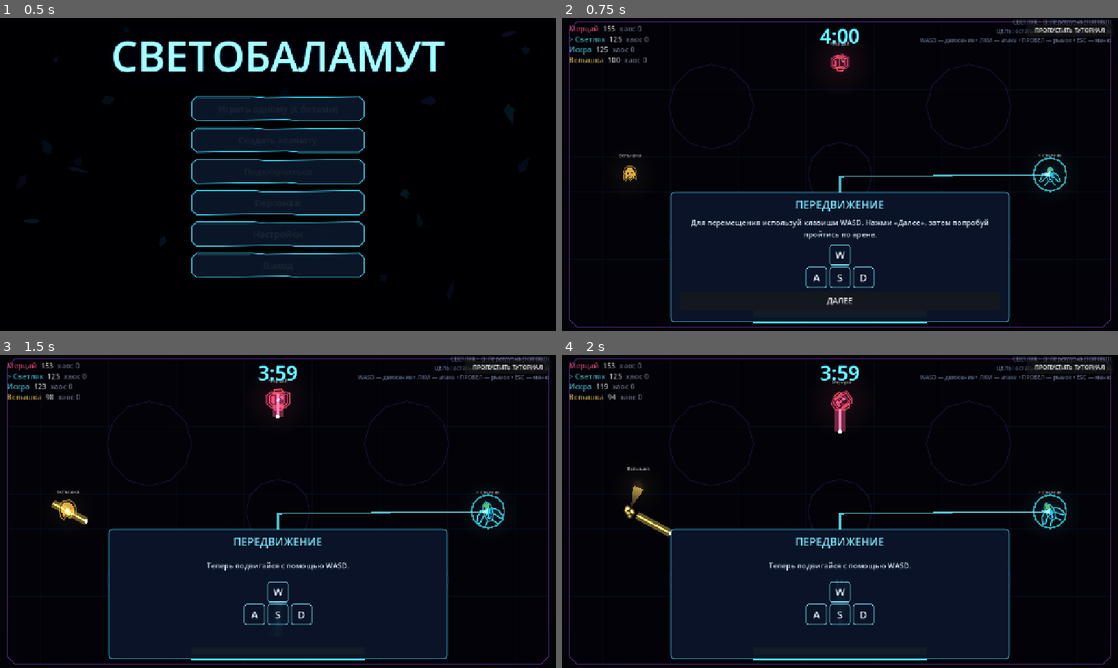
Above: before the commit, frames 1-4 (two rows, left to right).
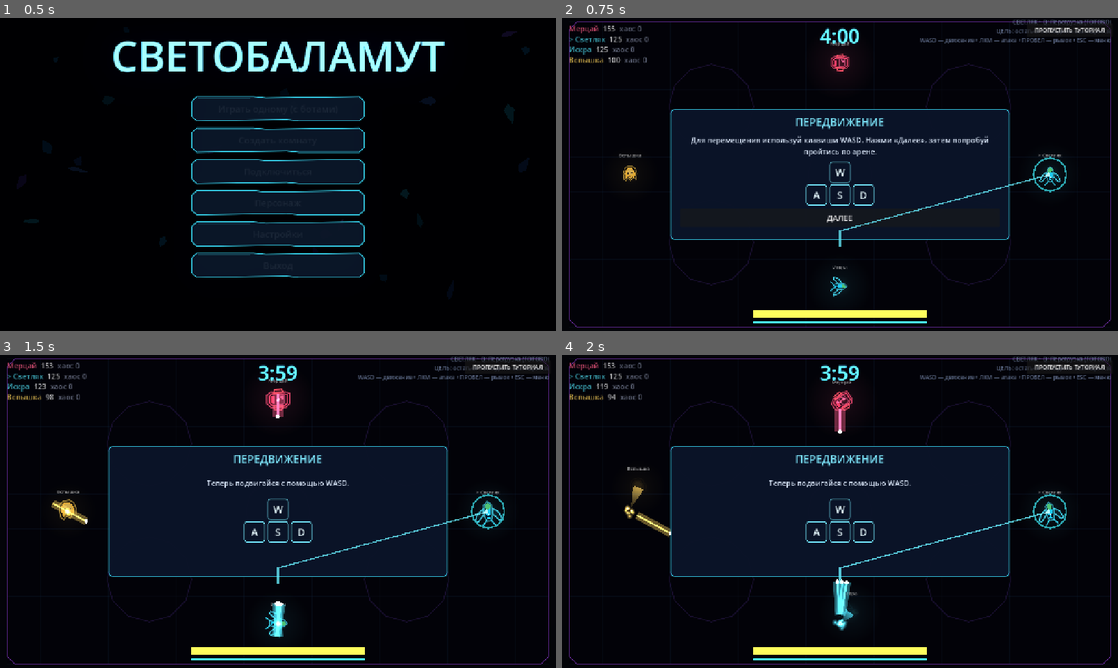
Above: after the commit, the same moments.

Repository: DvoreZZKy/svetobalamut
Game: Godot game, scene res://scenes/menu.tscn
Same seed, same stepped clock (60 frames per second), same inputs: the game is played once before the commit and once after it.
Inputs:
- Up to frame 1 (0.5 s): no input
- Up to frame 2 (0.75 s): click "Играть одному (с ботами)" at 0.5 s
- Up to frame 3 (1.5 s): click "ДАЛЕЕ" at 1.25 s
- Up to frame 4 (2 s): no input

Frame 1 is identical in both runs. In frame 2, 29% of the frame differs, in the area x 19-88%, y 29-98%; in frame 3, 32%; in frame 4, 32%, in the area x 19-91%, y 29-98%.

Commit message:
Keep arena HUD visible around tutorial callout panel

Diff:
--- a/scripts/arena_tutorial.gd
+++ b/scripts/arena_tutorial.gd
@@ -90,8 +90,8 @@
 	pointer_dot.z_index = 21
 	layer.add_child(pointer_dot)
 	panel = PanelContainer.new()
-	panel.set_anchors_preset(Control.PRESET_CENTER_BOTTOM)
-	panel.position = Vector2(-390, -320)
+	panel.set_anchors_preset(Control.PRESET_CENTER)
+	panel.position = Vector2(-390, -150)
 	panel.size = Vector2(780, 300)
 	panel.add_theme_stylebox_override("panel", _panel_style())
 	layer.add_child(panel)
@@ -336,7 +336,7 @@
 		"light": target = Vector2(vp.x * 0.5, vp.y - 42)
 		"dash": target = Vector2(vp.x * 0.5, vp.y - 18)
 		"arena": target = vp * 0.5
-	var origin := Vector2(vp.x * 0.5, vp.y - 320)
+	var origin := Vector2(vp.x * 0.5, vp.y * 0.5 + 165)
 	pointer.points = PackedVector2Array([origin, origin + Vector2(0, -35), target])
 	pointer_dot.position = target
 	pointer_dot.rotation = (origin - target).angle()
